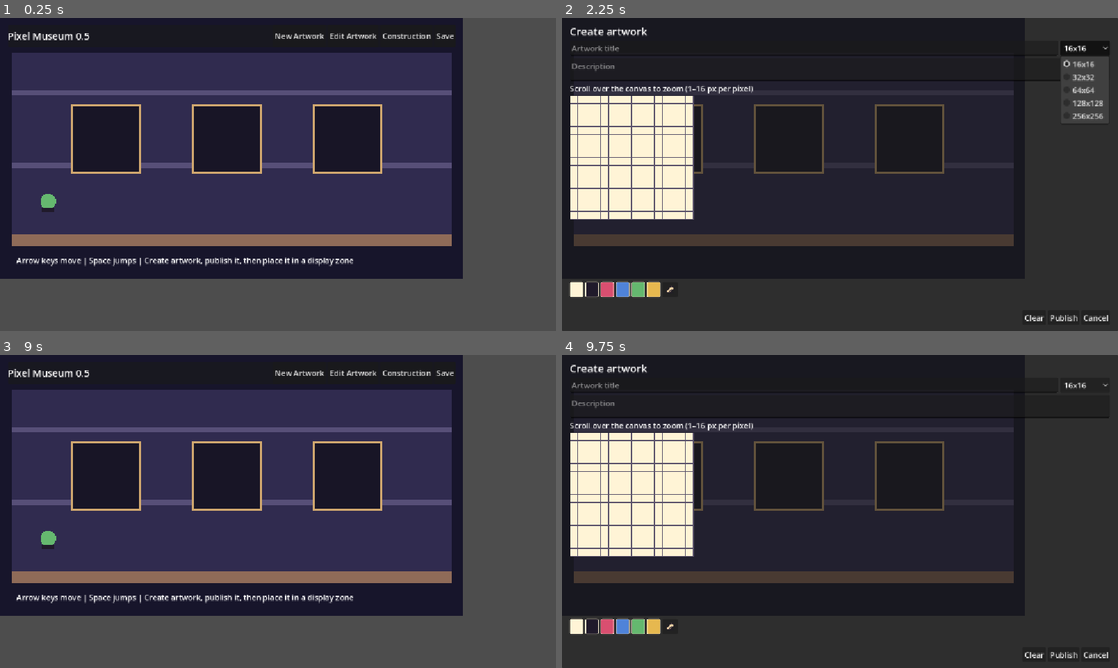
Above: before the commit, frames 1-4 (two rows, left to right).
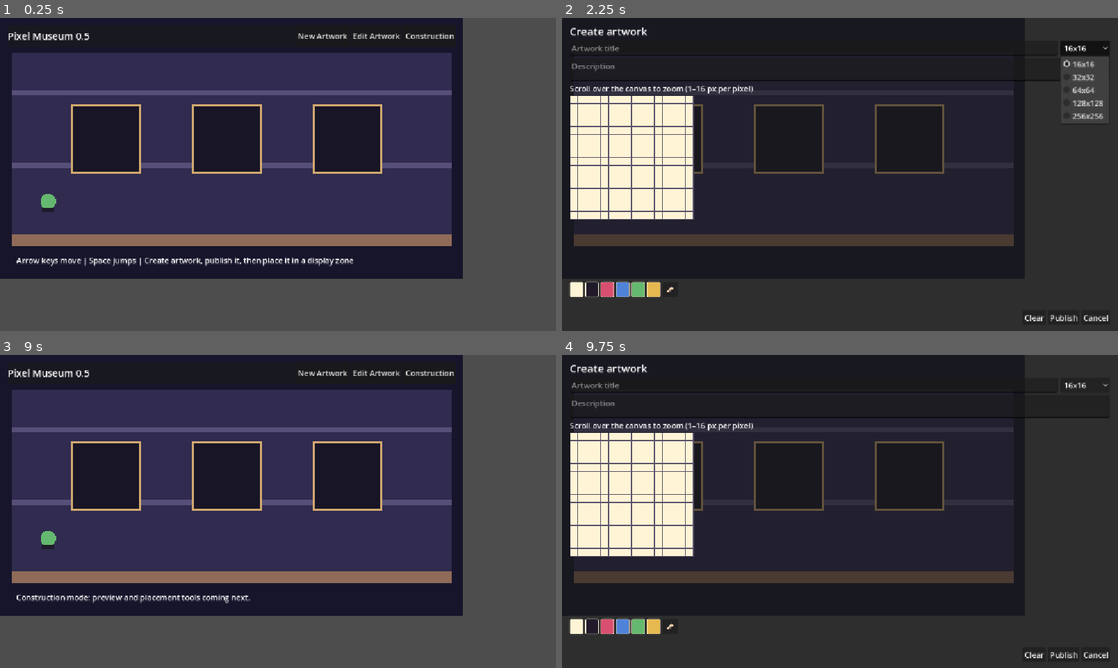
Above: after the commit, the same moments.

Repository: Yhtomitos/PixelMuseum
Game: Godot game, scene res://node_2d.tscn
Same seed, same stepped clock (60 frames per second), same inputs: the game is played once before the commit and once after it.
Inputs (mouse positions are in pixels of both pictures, inside the frame that each line leads up to):
- Up to frame 1 (0.25 s): no input
- Up to frame 2 (2.25 s): click (1006, 36) at 0.5 s, where only the run before the commit has a clickable "Save"; click "New Artwork" at 1.25 s; click "16x16" at 2 s
- Up to frame 3 (9 s): click (16, 627) at 2.77 s; click (27, 627) at 3.52 s; click (44, 627) at 4.27 s; click (61, 627) at 5.02 s; click (77, 627) at 5.77 s; click (88, 627) at 6.52 s; click "Clear" at 7.25 s; click "Publish" at 8 s; click "Cancel" at 8.75 s
- Up to frame 4 (9.75 s): click "New Artwork" at 9.5 s

The runs differ from the first frame. In frame 1, 0.4% of the frame differs, in the area x 49-82%, y 4-7%; in frame 2, nothing differs; in frame 3, 1.2%, in the area x 2-82%, y 4-80%; in frame 4, nothing differs.

Commit message:
Removed the Save button from museum view.
Saving is now reserved for the future construction mode.
Artwork editing still uses its own Save Changes button.

Diff:
--- a/scripts/museum_app.gd
+++ b/scripts/museum_app.gd
@@ -122,10 +122,6 @@
 	build.text = "Construction"
 	build.pressed.connect(_toggle_construction)
 	row.add_child(build)
-	var save := Button.new()
-	save.text = "Save"
-	save.pressed.connect(AppState.save_data)
-	row.add_child(save)
 	info_label = Label.new()
 	info_label.position = Vector2(34, 490)
 	info_label.text = "Arrow keys move | Space jumps | Create artwork, publish it, then place it in a display zone"
